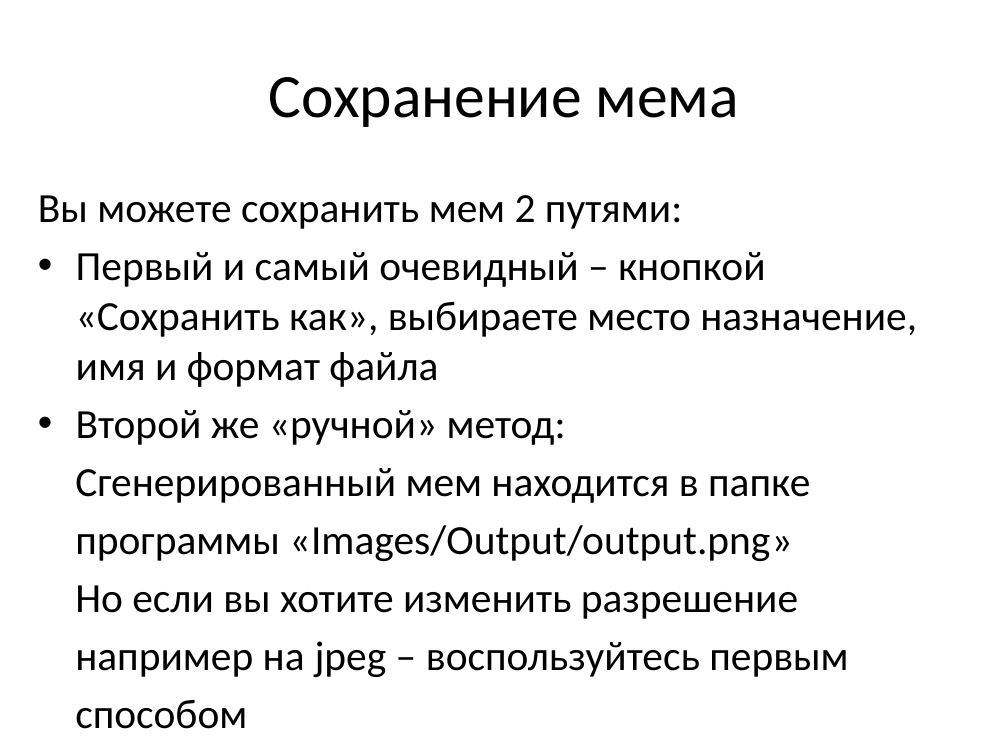
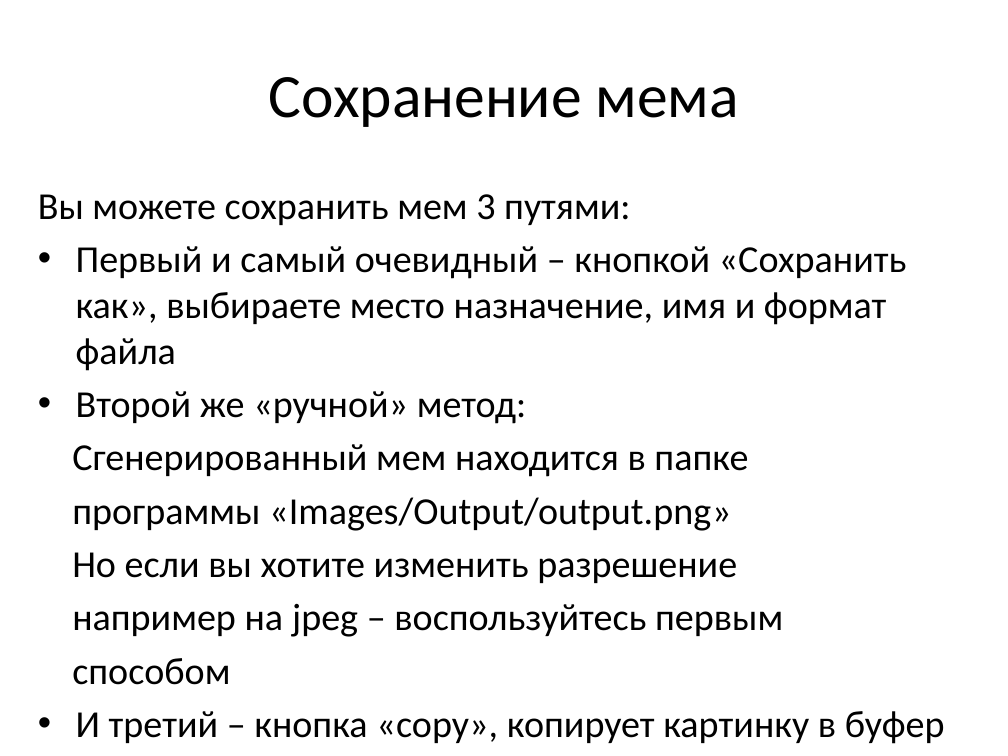
Before and after one commit to nelttjen/PyQT_project, a slide deck: slide 7 of PyQT_present.pptx (slide 5 before the commit). Drawn at 1008x756 pixels with LibreOffice and Linux fonts; fonts in the diff are those of the drawing. Boxes give left, top, right and bottom in pixels: in the first picture for what was removed or moved away, otherwise in the second. Text is boxed around its words. In the diff, an @@ line names an element or a change of style, - is before the commit and + after.

```diff
--- a/PyQT_present.pptx
+++ b/PyQT_present.pptx
@@ text at [38,194,630,225]: text changed; size 29.6 to 27.2 pt @@
-Вы можете сохранить мем 2 путями:
+Вы можете сохранить мем 3 путями:
@@ text at [72,246,907,685]: size 29.6 to 27.2 pt in "Первый и самый очевидный – кнопкой «Сохранить ...", "Второй же «ручной» метод:", "Сгенерированный мем находится в папке", "программы «Images/Output/output.png»" and 3 more places @@
@@ text at [76,711,945,744]: paragraph added @@
+• И третий – кнопка «copy», копирует картинку в буфер обмена
```
Also in this commit, not shown: 2 other slides changed, 7 slides added, 5 other files.
